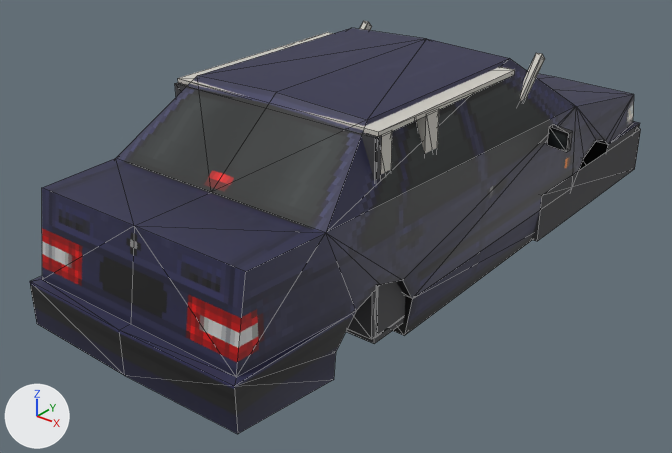
What one commit did to the glTF model assets/vehicles/sedan/sedan.glb.
The view is the same before and after, from a 50 mm camera at (3.17, -4.61, 3.04) aimed at (-0.18, -0.42, 0.44). Lighting does not change. The marker at lower left points along +X, +Y and +Z. The older version comes first. Mesh edges are drawn as thin lines. Vertices at exactly the same position are counted once.

The older version as bpy lines, for what is in view:
```python
mat_int_liner = principled_material('int_liner')
mat_int_liner.base_color = (0.62, 0.6, 0.55)  # light grey #cecbc4
mat_int_liner.roughness = 0.95
me_bay = bpy.data.meshes.new('bay')
me_bay.from_pydata(...)  # 8 vertices, 10 faces; spans x -0.75..0.75, y 0.56..2.18, z 0.24..0.58
me_bay.materials.append(mat_bay)  # dark grey #505052
me_hood = bpy.data.meshes.new('hood')
me_hood.from_pydata(...)  # 22 vertices, 14 faces; spans x -0.9..0.9, y 0.0..1.76, z -0.44..0.03
me_hood.materials.append(mat_body)  # picture img_car2
me_interior = bpy.data.meshes.new('interior')
me_interior.from_pydata(...)  # 272 vertices, 352 faces; spans x -0.71..0.71, y -1.22..0.6, z 0.3..1.51
# faces by material slot: [96, 72, 12, 88, 84]
me_interior.materials.append(mat_int_plastic)  # dark grey #454548
me_interior.materials.append(mat_int_fabric)  # brown #a06150
me_interior.materials.append(mat_int_metal)  # light grey #bcbcbf
me_interior.materials.append(mat_gauge)  # white #ffffff
me_interior.materials.append(mat_int_liner)  # light grey #cecbc4
ob_bay = bpy.data.objects.new('bay', me_bay)
ob_bay.location = (0.0, 0.0, 0.0)
ob_hood = bpy.data.objects.new('hood', me_hood)
ob_hood.location = (0.0, 0.536, 1.042)
ob_interior = bpy.data.objects.new('interior', me_interior)
ob_interior.location = (0.0, 0.0, 0.0)
# also in view: 'body' at (0.0, 0.0, 0.88)
```
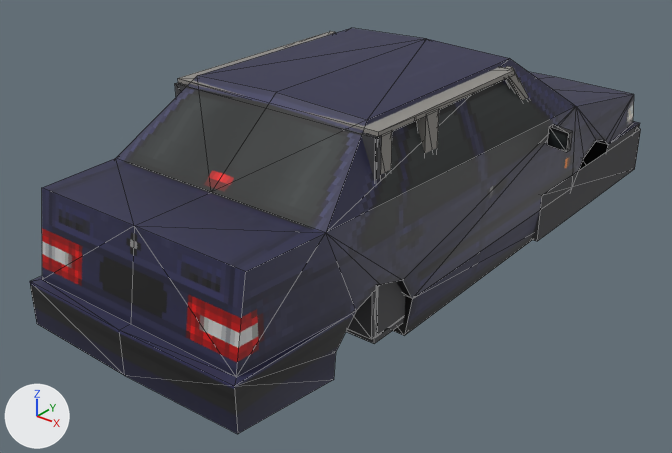
Location of each change, [x1, y1, x2, y2] in pixels of the pictures (672 x 453 px; the box of a moved part takes in the faces that stretch with it):
'interior', recoloured, reshaped: before [175, 21, 545, 344]; after [175, 31, 528, 344]
part 1 of me_interior, moved or reshaped (not visible afterwards): before [360, 21, 372, 30]
part 2 of me_interior, moved or reshaped: before [520, 53, 545, 101]; after [505, 66, 528, 100]

Edits to the bpy script that builds the scene:
```text
Change mat_int_liner:
    mat_int_liner.base_color: (0.62, 0.6, 0.55) -> (0.28, 0.27, 0.25)  # light grey #cecbc4 -> grey #908e89
Change me_interior:
    used by ob_interior; location = (0.0, 0.0, 0.0)
    remove me_interior.from_pydata(...)  # 272 vertices, 352 faces; spans x -0.71..0.71, y -1.22..0.6, z 0.3..1.51
    add me_interior.from_pydata(...)  # 284 vertices, 372 faces; spans x -0.71..0.71, y -1.22..0.6, z 0.3..1.51
    me_interior part 1: the loose piece of 8 vertices spanning x -0.68..-0.64, y 0.1..0.55, z 1.06..1.51 is turned 89.8 degrees about the x axis through its middle
    me_interior part 2: the loose piece of 8 vertices spanning x 0.64..0.68, y 0.1..0.55, z 1.06..1.51 is turned 89.8 degrees about the x axis through its middle
    other edits to the shape of me_interior do not show in these pictures
```
